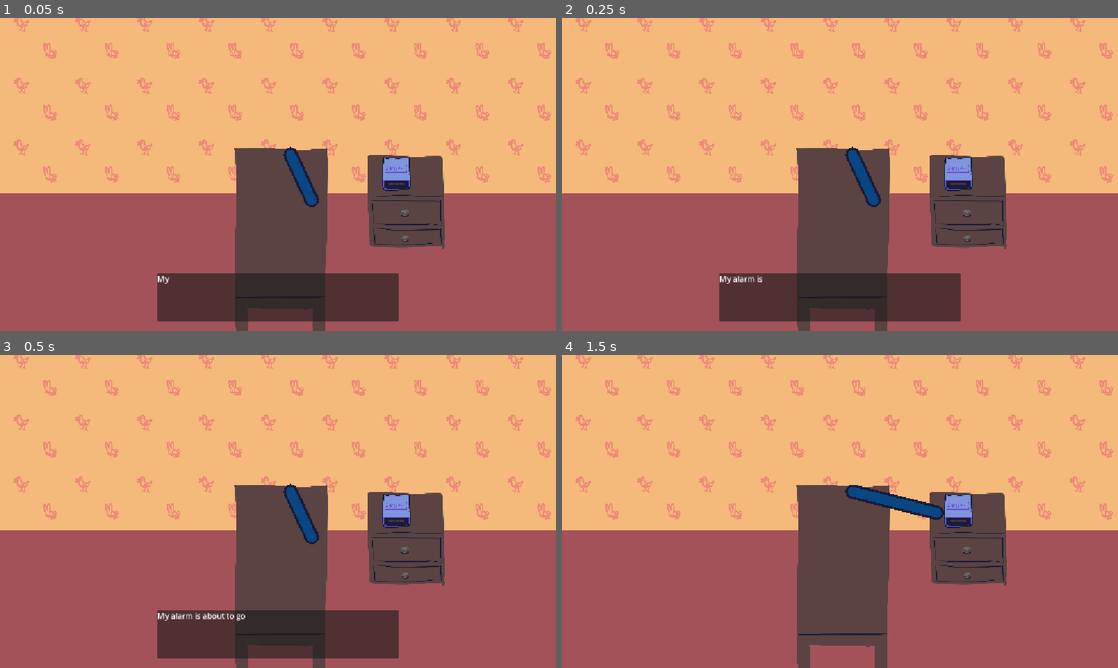
Above: before the commit, frames 1-4 (two rows, left to right).
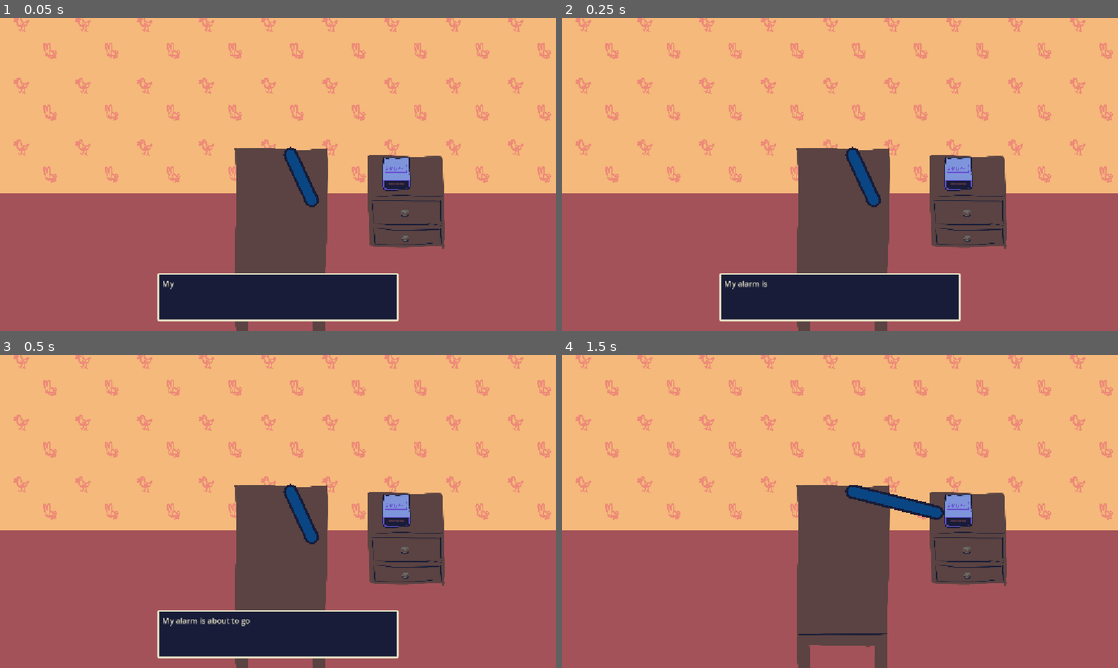
Above: after the commit, the same moments.

Repository: harperstoeckle/be_late_for_work
Game: Godot game, scene res://scenes/main.tscn
Two runs of this game, one before a commit and one after it. Both use one fixed random seed, a clock stepped at 60 frames per second and the inputs below. Sound files missing from this copy of the repository are replaced by a short silence.
Inputs:
- Up to frame 1 (0.05 s): no input
- Up to frame 2 (0.25 s): no input
- Up to frame 3 (0.5 s): no input
- Up to frame 4 (1.5 s): tap Enter (ui_accept) at 0.5, 0.77, 1.25 s; hold Up (ui_up) 0.53-1.28 s; hold J (snooze) 0.53-1.28 s; hold Down (ui_down) from 1.28 s (still down); tap J (snooze) at 1.35 s

The runs differ from the first frame. In frame 1, 6.7% of the frame differs, in the area x 28-72%, y 81-98%; in frame 2, 6.7%; in frame 3, 6.7%; in frame 4, nothing differs.
Error in both runs: Modulo by zero error in operator '%'. (res://scripts/main.gd:95)

Commit message:
Improve dialogue box colors

Diff:
--- a/scenes/main.tscn
+++ b/scenes/main.tscn
@@ -9,6 +9,22 @@
 [ext_resource type="Texture2D" uid="uid://c1nm57vw33doy" path="res://textures/nightstand.png" id="8_85g3d"]
 [ext_resource type="PackedScene" uid="uid://dlnfp1yuddaim" path="res://scenes/alarm_clock.tscn" id="9_85g3d"]
 [ext_resource type="Texture2D" uid="uid://c01vnjc1o5o3o" path="res://textures/bed_base.png" id="10_choun"]
+
+[sub_resource type="StyleBoxFlat" id="StyleBoxFlat_85g3d"]
+content_margin_left = 10.0
+content_margin_top = 10.0
+content_margin_right = 10.0
+content_margin_bottom = 10.0
+bg_color = Color(0.09411765, 0.10980392, 0.21960784, 1)
+border_width_left = 4
+border_width_top = 4
+border_width_right = 4
+border_width_bottom = 4
+border_color = Color(0.90588236, 0.8901961, 0.78039217, 1)
+corner_radius_top_left = 3
+corner_radius_top_right = 3
+corner_radius_bottom_right = 3
+corner_radius_bottom_left = 3
 
 [node name="Main" type="Node2D" unique_id=1497394274]
 script = ExtResource("1_o5qli")
@@ -108,10 +124,12 @@
 layout_mode = 2
 size_flags_horizontal = 4
 size_flags_vertical = 8
+theme_override_styles/panel = SubResource("StyleBoxFlat_85g3d")
 
 [node name="DialogueLabel" type="RichTextLabel" parent="UILayer/MarginContainer/DialogueBox" unique_id=888116335]
 unique_name_in_owner = true
 layout_mode = 2
+theme_override_colors/default_color = Color(0.90588236, 0.8901961, 0.78039217, 1)
 text = "My alarm is about to go off."
 visible_characters = 0
 visible_ratio = 0.0
